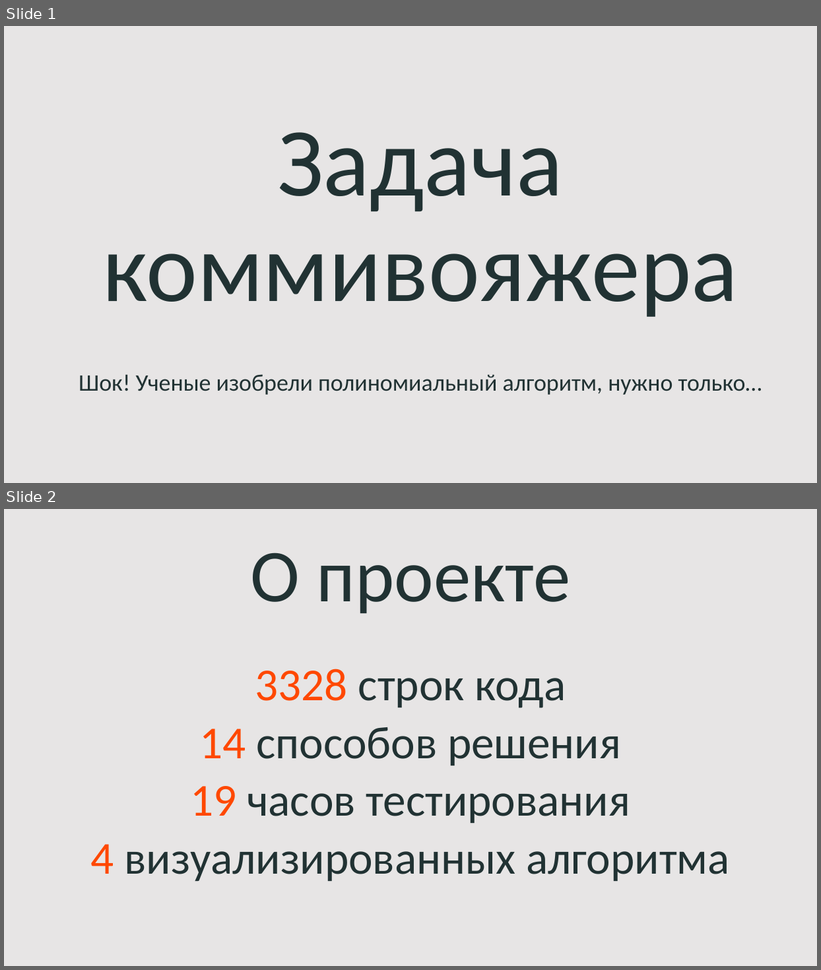
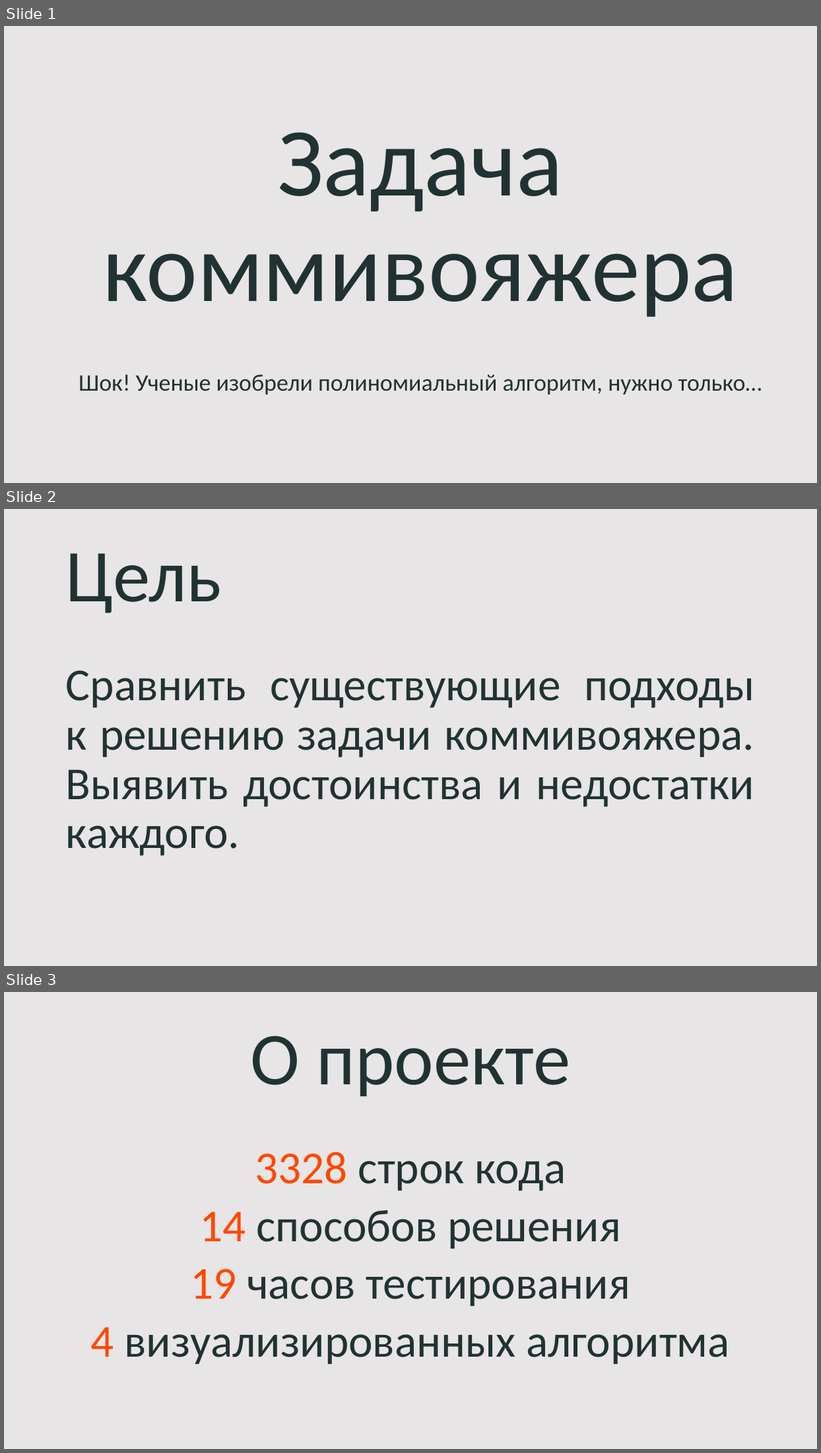
Before and after one commit to gotthit/TSPMethods, a slide deck: Presentation.pptx. Shown one above the other, each under a label of ours: slides 1 and 2 before the commit, slides 1, 2 and 3 after it. The pictures are 821x970 and 821x1453 pixels, drawn with LibreOffice and Linux fonts; fonts in the diff are those of the drawing. Boxes give left, top, right and bottom in pixels: in the first picture for what was removed or moved away, otherwise in the second. Text is boxed around its words. In the diff, an @@ line names an element or a change of style, - is before the commit and + after.

```diff
--- a/Presentation.pptx
+++ b/Presentation.pptx
@@ slide 2 added at <box>4,509,817,966</box>, background #E7E5E5 @@
@@ title added at <box>66,553,222,613</box>, 88 pt, text #213233 @@
+Цель
@@ text added at <box>66,671,754,856</box>, 54 pt, text #213233 @@
+Сравнить существующие подходы к решению задачи коммивояжера. Выявить достоинства и недостатки каждого.
@@ what was slide 2 is now slide 3 @@
```
Also in this commit, not shown: 1 slide changed.
